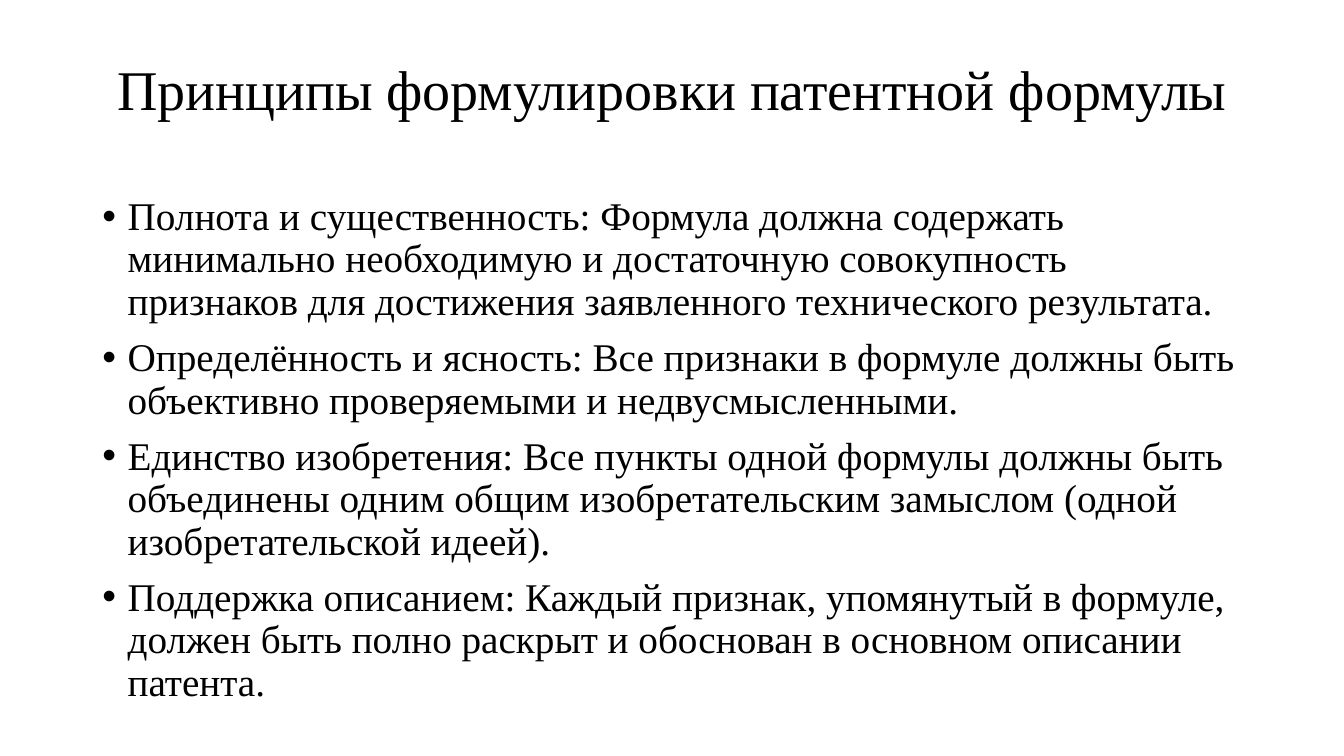
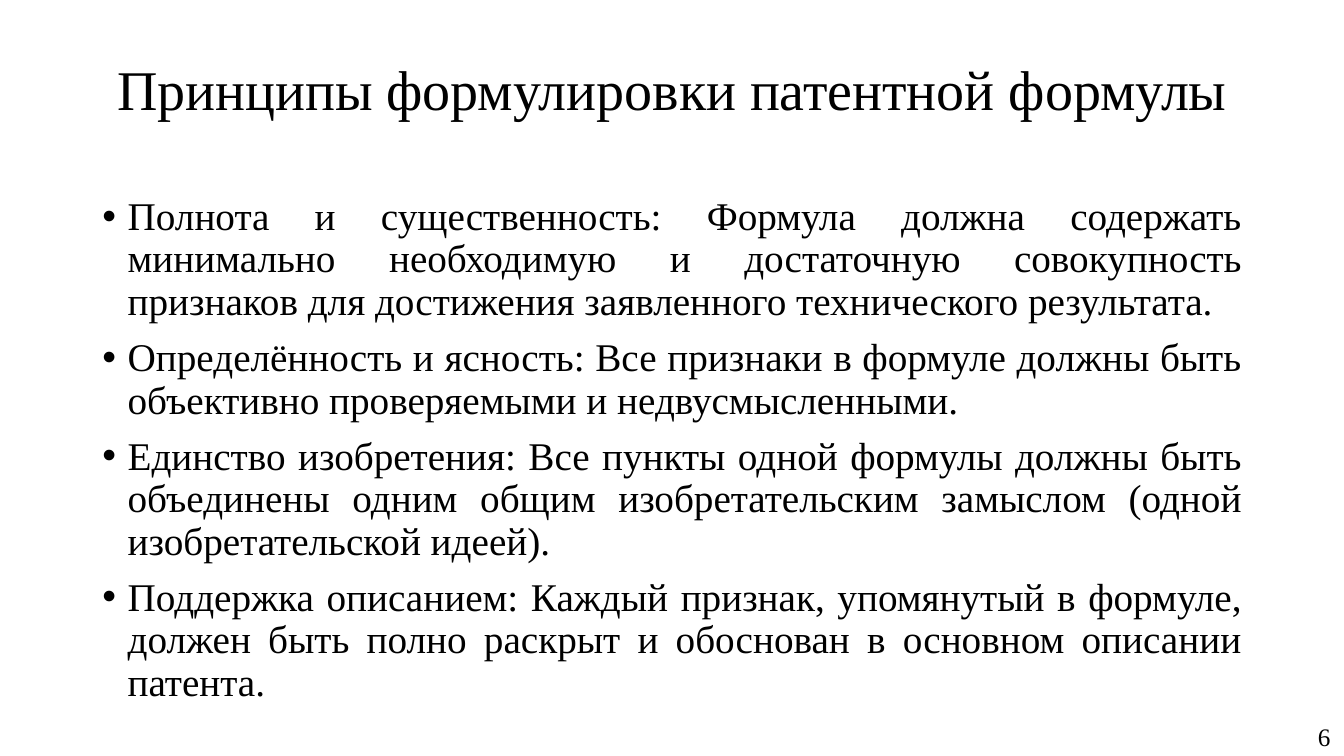
Before and after one commit to KeroDeep/Education, a slide deck: slide 6 of Novosibirsk_State_University/Дипломная работа/Доклады/Презентация.pptx. Drawn at 1344x756 pixels with LibreOffice and Linux fonts; fonts in the diff are those of the drawing. Boxes give left, top, right and bottom in pixels: in the first picture for what was removed or moved away, otherwise in the second. Text is boxed around its words. In the diff, an @@ line names an element or a change of style, - is before the commit and + after.

```diff
--- a/Novosibirsk_State_University/Дипломная работа/Доклады/Презентация.pptx
+++ b/Novosibirsk_State_University/Дипломная работа/Доклады/Презентация.pptx
@@ text "Полнота и существенность: Формула должна ..." at (128,204,1242,697): alignment left to justified @@
@@ text added at (1318,729,1331,747), 18 pt, text #000000 @@
+6
```
Also in this commit, not shown: 8 other slides changed, 15 other files.
